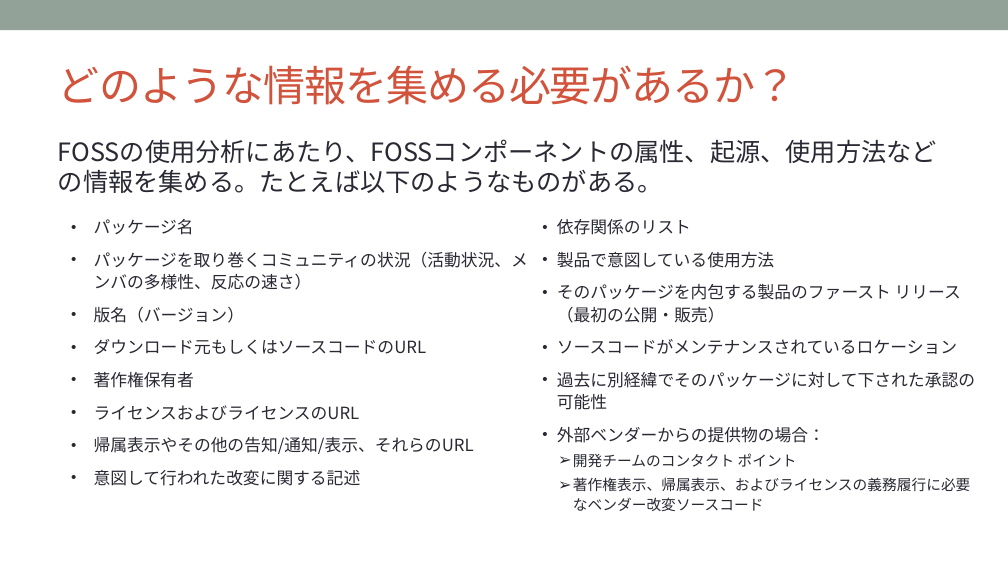
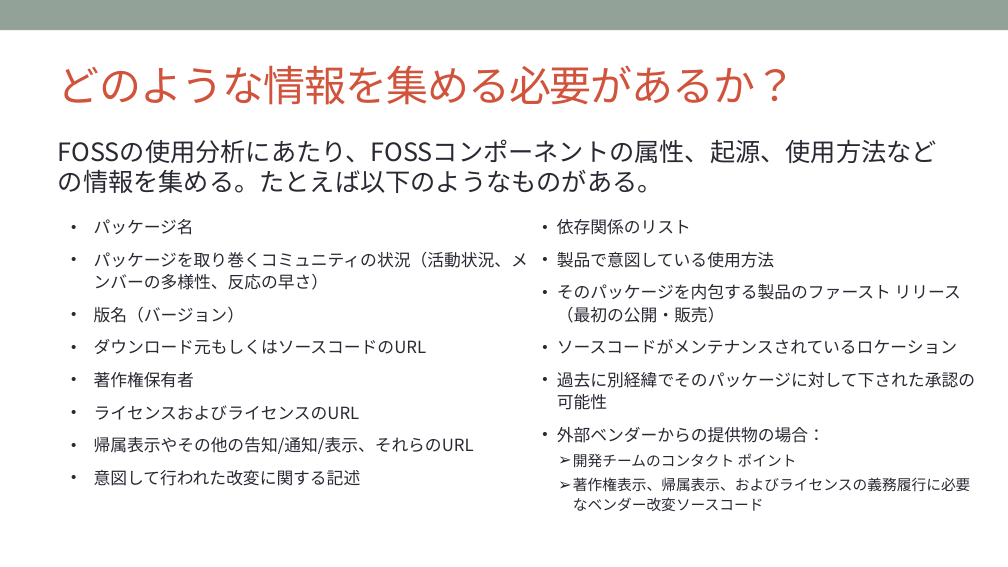
Before and after one commit to OpenChain-Project/Curriculum-Translation-JP, a slide deck: slide 46 of RELEASE/openchain-curriculum-for-1-1_JP.pptx. Drawn at 1008x567 pixels with LibreOffice and Linux fonts; fonts in the diff are those of the drawing; background and template pictures are left out. Boxes give left, top, right and bottom in pixels: in the first picture for what was removed or moved away, otherwise in the second. Text is boxed around its words. In the diff, an @@ line names an element or a change of style, - is before the commit and + after.

```diff
--- a/RELEASE/openchain-curriculum-for-1-1_JP.pptx
+++ b/RELEASE/openchain-curriculum-for-1-1_JP.pptx
@@ text at <box>94,252,528,290</box>: text changed @@
-• パッケージを取り巻くコミュニティの状況（活動状況、メンバの多様性、反応の速さ）
+• パッケージを取り巻くコミュニティの状況（活動状況、メンバーの多様性、反応の早さ）
```
Also in this commit, not shown: 12 other slides changed.
